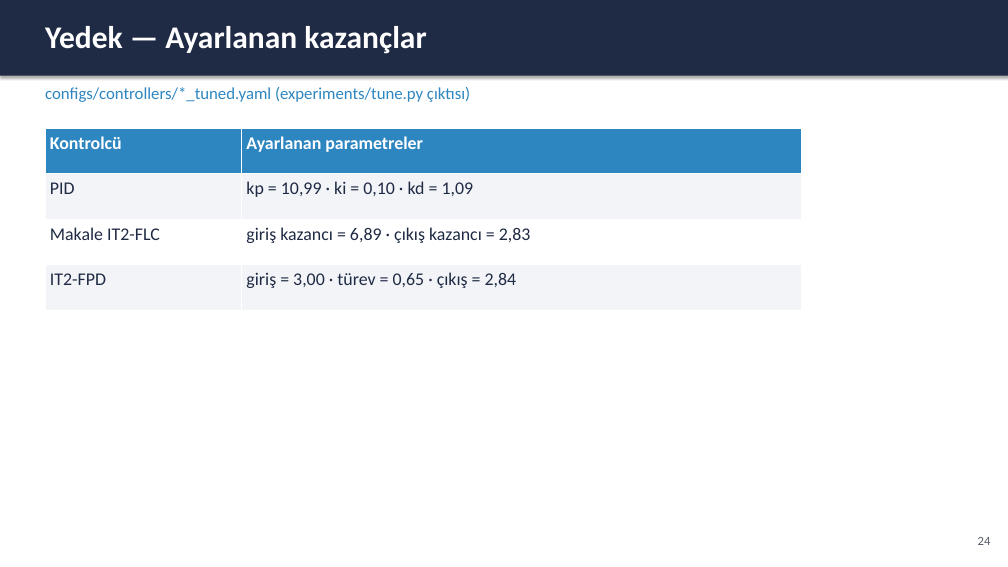
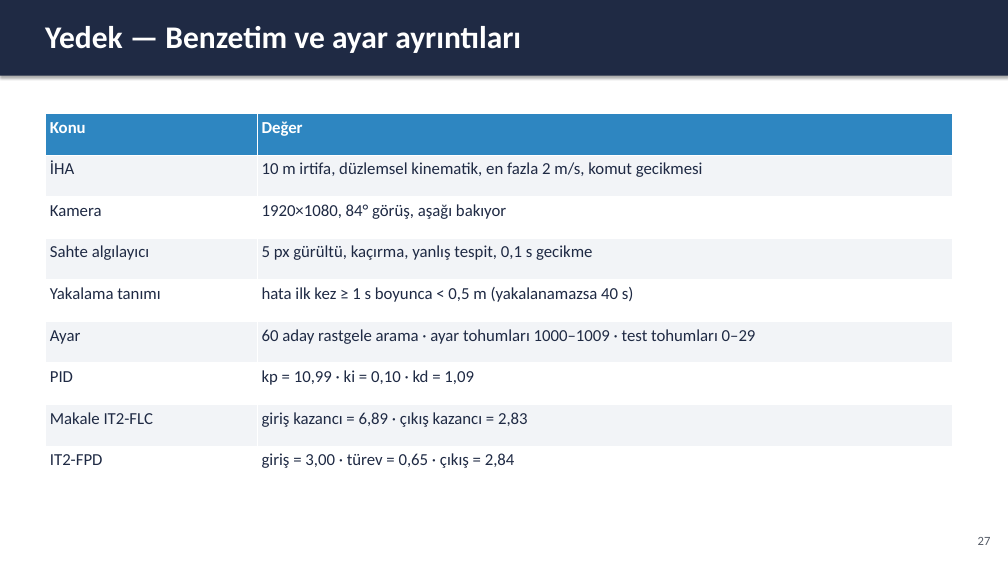
Before and after one commit to Lucryle/bulanikmantik, a slide deck: slide 27 of presentation/sunum.pptx (slide 24 before the commit). Drawn at 1008x567 pixels with LibreOffice and Linux fonts; fonts in the diff are those of the drawing. Boxes give left, top, right and bottom in pixels: in the first picture for what was removed or moved away, otherwise in the second. Text is boxed around its words. In the diff, an @@ line names an element or a change of style, - is before the commit and + after.

```diff
--- a/presentation/sunum.pptx
+++ b/presentation/sunum.pptx
@@ text at bbox=[45, 26, 521, 53]: text changed @@
-Yedek — Ayarlanan kazançlar
+Yedek — Benzetim ve ayar ayrıntıları
@@ text removed at bbox=[45, 87, 470, 102] @@
-configs/controllers/*_tuned.yaml (experiments/tune.py çıktısı)
@@ table at bbox=[45, 113, 953, 488] @@
-row 1: Kontrolcü | Ayarlanan parametreler
+row 1: Konu | Değer
+row 2: İHA | 10 m irtifa, düzlemsel kinematik, en fazla 2 m/s, komut gecikmesi
+row 3: Kamera | 1920×1080, 84° görüş, aşağı bakıyor
+row 4: Sahte algılayıcı | 5 px gürültü, kaçırma, yanlış tespit, 0,1 s gecikme
+row 5: Yakalama tanımı | hata ilk kez ≥ 1 s boyunca < 0,5 m (yakalanamazsa 40 s)
+row 6: Ayar | 60 aday rastgele arama · ayar tohumları 1000–1009 · test tohumları 0–29
@@ table: place and size @@
-table at bbox=[45, 129, 802, 310]
+table at bbox=[45, 113, 953, 488]
@@ text at bbox=[978, 537, 991, 545]: text changed @@
-24
+27
```
Also in this commit, not shown: 7 other slides changed, 17 slides added, 14 slides removed, 1 other file.
